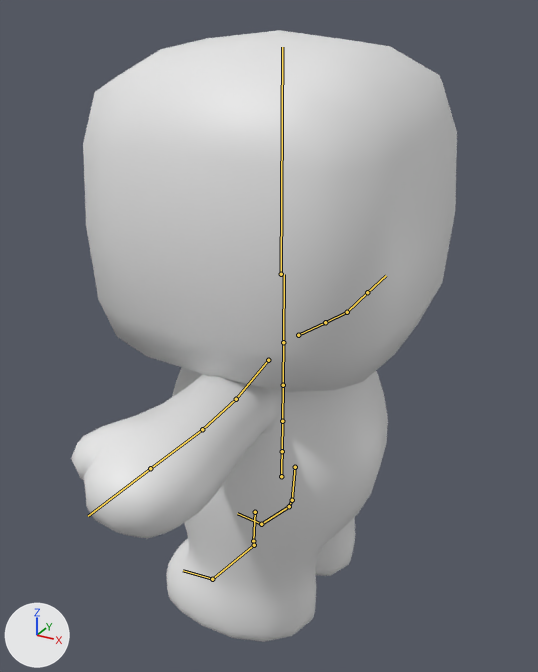
Two versions of the FBX model assets/3D/models/people/char5.fbx, one commit apart.
One viewpoint serves both versions: a 50 mm camera at (0.873, -1.177, 1.609) aimed at (-0.038, 0.479, 0.782). The lights are fixed; the arrows at lower left show +X, +Y and +Z. The first picture is the older version. The bones that change, and the others that lie on the model, are drawn over the model as lines.
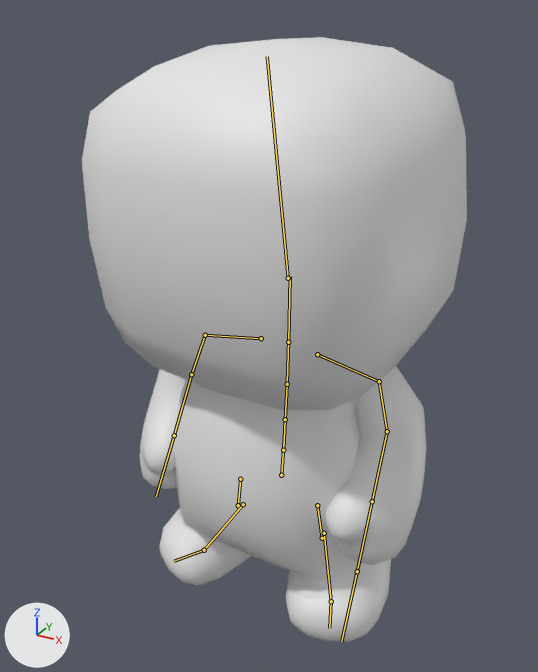
The newer file adds an action. The first version stands in its rest pose; the second is drawn at frame 47 of the action 'Armature|Armature|Armature|Armature|Armature|Armature|Armature|Armature|Armature|idle'.

The change in detail:
Bone 'mixamorig:Hips' (bone_mixamorig_hips) moves from (0.0, 0.0, 0.0) to (-4.0, -5.0, -9.0).
Bone 'mixamorig:Hips' (bone_mixamorig_hips) turns from (0, 0, 0) to (-84, 87, -86) degrees about its own x, y and z.
Bone 'mixamorig:Spine' (bone_mixamorig_spine) turns from (0, 0, 0) to (0, 0, 1) degrees about its own x, y and z.
Bone 'mixamorig:Spine1' (bone_mixamorig_spine1) turns from (0, 0, 0) to (0, -2, 1) degrees about its own x, y and z.
Bone 'mixamorig:Spine2' (bone_mixamorig_spine2) turns from (0, 0, 0) to (0, -2, 1) degrees about its own x, y and z.
Bone 'mixamorig:Neck' (bone_mixamorig_neck) turns from (0, 0, 0) to (1, 1, 2) degrees about its own x, y and z.
Bone 'mixamorig:Head' (bone_mixamorig_head) turns from (0, 0, 0) to (-4, -2, 6) degrees about its own x, y and z.
Bone 'mixamorig:LeftArm' (bone_mixamorig_leftarm) turns from (0, 0, 0) to (70, 6, 17) degrees about its own x, y and z.
Bone 'mixamorig:LeftForeArm' (bone_mixamorig_leftforearm) turns from (0, 0, 0) to (6, -3, 28) degrees about its own x, y and z.
Bone 'mixamorig:RightShoulder' (bone_mixamorig_rightshoulder) turns from (0, 0, 0) to (0, -4, -9) degrees about its own x, y and z.
Bone 'mixamorig:RightArm' (bone_mixamorig_rightarm) turns from (0, 0, 0) to (67, -3, -30) degrees about its own x, y and z.
Bone 'mixamorig:RightForeArm' (bone_mixamorig_rightforearm) turns from (0, 0, 0) to (6, 3, -23) degrees about its own x, y and z.
Bone 'mixamorig:LeftUpLeg' (bone_mixamorig_leftupleg) turns from (0, 0, 0) to (15, -4, 13) degrees about its own x, y and z.
Bone 'mixamorig:LeftLeg' (bone_mixamorig_leftleg) turns from (0, 0, 0) to (-8, 2, 85) degrees about its own x, y and z.
Bone 'mixamorig:LeftFoot' (bone_mixamorig_leftfoot) turns from (0, 0, 0) to (77, -4, -69) degrees about its own x, y and z.
Bone 'mixamorig:RightUpLeg' (bone_mixamorig_rightupleg) turns from (0, 0, 0) to (-15, 15, 7) degrees about its own x, y and z.
Bone 'mixamorig:RightLeg' (bone_mixamorig_rightleg) turns from (0, 0, 0) to (1, 0, 79) degrees about its own x, y and z.
Bone 'mixamorig:RightFoot' (bone_mixamorig_rightfoot) turns from (0, 0, 0) to (58, 15, 77) degrees about its own x, y and z.

Pixel boxes [x1, y1, x2, y2] of what changed, in the pictures (538 x 672 px):
'Cube.001', posed
    before: [71, 30, 457, 642]
    after: [82, 37, 467, 642]
bone 'mixamorig:Hips', root to tip
    before: (281, 476) to (282, 441)
    after: (281, 475) to (284, 439)
bone 'mixamorig:Spine', root to tip
    before: (282, 451) to (282, 421)
    after: (283, 450) to (285, 419)
bone 'mixamorig:Spine1', root to tip
    before: (282, 421) to (283, 385)
    after: (285, 419) to (287, 384)
bone 'mixamorig:Spine2', root to tip
    before: (283, 385) to (283, 338)
    after: (287, 384) to (288, 338)
bone 'mixamorig:Neck', root to tip
    before: (283, 342) to (284, 274)
    after: (288, 342) to (290, 276)
bone 'mixamorig:Head', root to tip
    before: (281, 274) to (282, 47)
    after: (288, 278) to (267, 56)
bone 'mixamorig:LeftArm', root to tip
    before: (236, 399) to (202, 429)
    after: (379, 381) to (387, 431)
bone 'mixamorig:LeftForeArm', root to tip
    before: (202, 429) to (150, 468)
    after: (387, 431) to (372, 501)
bone 'mixamorig:RightShoulder', root to tip
    before: (298, 335) to (325, 322)
    after: (261, 338) to (205, 335)
bone 'mixamorig:RightArm', root to tip
    before: (325, 322) to (347, 312)
    after: (205, 335) to (191, 374)
bone 'mixamorig:RightForeArm', root to tip
    before: (347, 312) to (367, 292)
    after: (191, 374) to (174, 435)
bone 'mixamorig:LeftUpLeg', root to tip
    before: (255, 512) to (253, 541)
    after: (317, 505) to (322, 538)
bone 'mixamorig:LeftLeg', root to tip
    before: (253, 541) to (254, 545)
    after: (322, 538) to (324, 533)
bone 'mixamorig:LeftFoot', root to tip
    before: (254, 545) to (212, 579)
    after: (324, 533) to (331, 601)
bone 'mixamorig:RightUpLeg', root to tip
    before: (295, 467) to (292, 500)
    after: (240, 479) to (238, 505)
bone 'mixamorig:RightLeg', root to tip
    before: (292, 500) to (289, 506)
    after: (238, 505) to (243, 504)
bone 'mixamorig:RightFoot', root to tip
    before: (289, 506) to (261, 524)
    after: (243, 504) to (204, 550)
